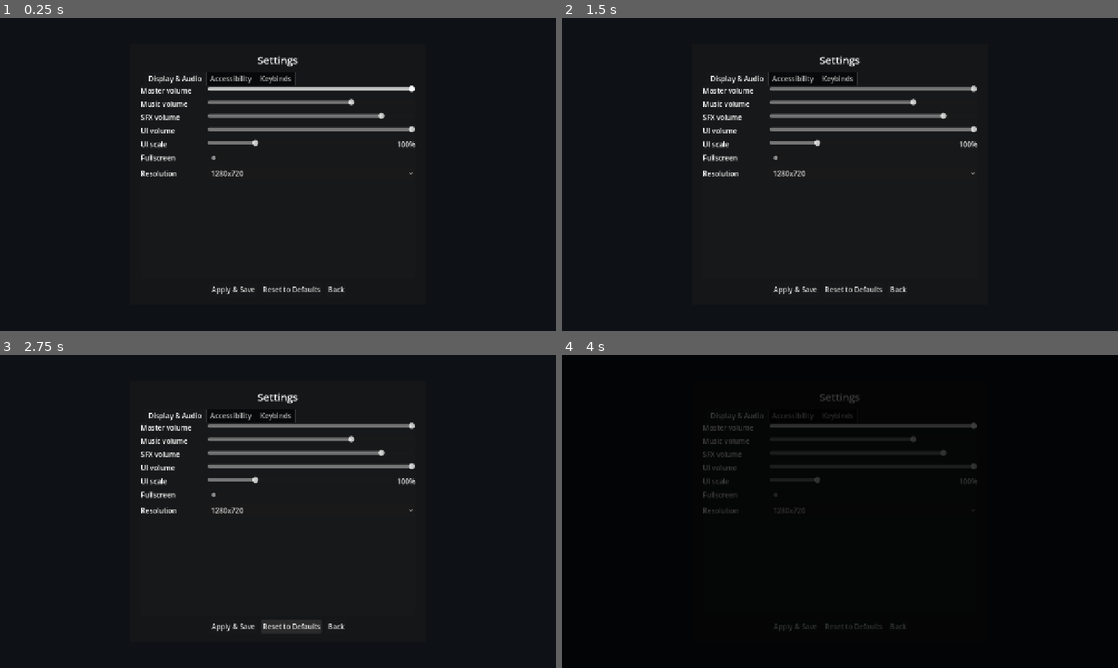
Above: before the commit, frames 1-4 (two rows, left to right).
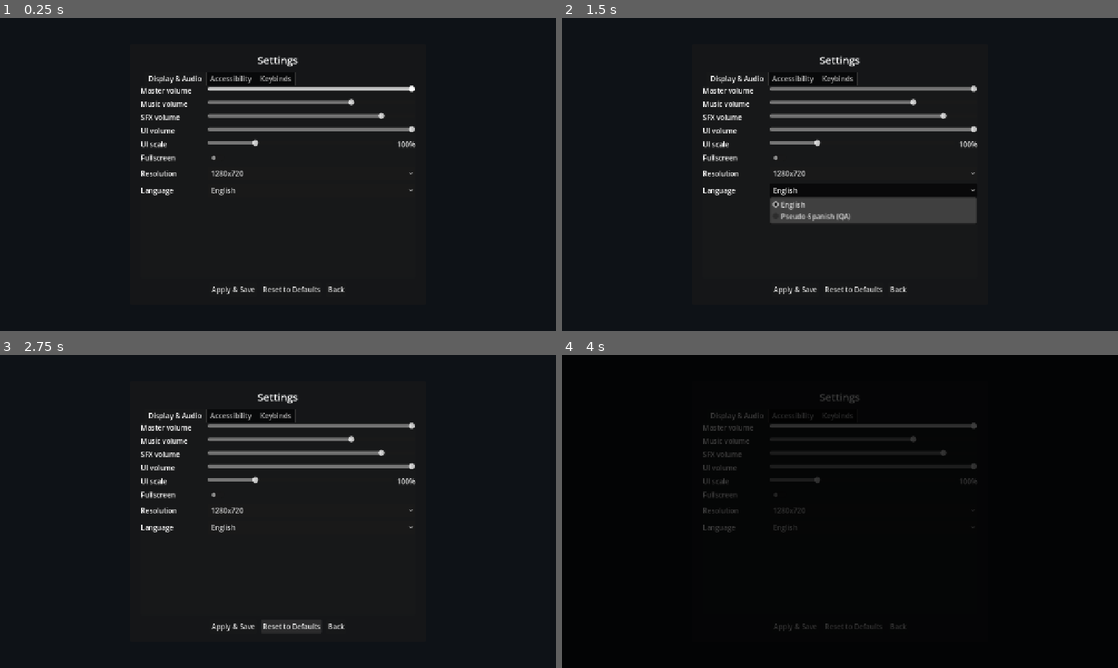
Above: after the commit, the same moments.

Repository: Fartoman94/alignment-pending
Game: Godot game, scene res://scenes/settings.tscn
Two runs of this game, one before a commit and one after it. Both use one fixed random seed, a clock stepped at 60 frames per second and the inputs below. This scene is started directly instead of the project's main scene.
Inputs (mouse positions are in pixels of both pictures, inside the frame that each line leads up to):
- Up to frame 1 (0.25 s): no input
- Up to frame 2 (1.5 s): click "Apply & Save" at 0.5 s; click (873, 190) at 1.25 s, where only the run after the commit has a clickable "English"
- Up to frame 3 (2.75 s): click "Reset to Defaults" at 2 s
- Up to frame 4 (4 s): click "Back" at 2.75 s; click "Settings" at 3.5 s

The runs differ from the first frame. In frame 1, 0.1% of the frame differs, in the area x 25-75%, y 54-57%; in frame 2, 3.1%, in the area x 25-75%, y 54-66%; in frame 3, 0.1%; in frame 4, less than 0.1%.

Commit message:
feat(i18n): localization architecture with a generated pseudo-locale [P45]
Add PseudoLocale (pure, deterministic: accents Latin letters, preserves
digits/symbols, guarantees >=35% length growth) and a LocalizationManager
autoload (tr_text()/localize_control_tree()) as a self-contained locale
layer. "en" is the real authored text everywhere; "es" is an explicit
test locale ("Pseudo-Spanish (QA)"), not a real translation — a real
translation could be shorter than English and wouldn't reliably prove
the "+30% string expansion" acceptance criterion the way an algorithmic
one does by construction.

Deliberately NOT built on Godot's TranslationServer/Translation classes:
found that a custom Translation subclass (the idiomatic approach) — and
even a plain, un-subclassed Translation.new() alone, no project code
involved — reproducibly crashes this project's Godot 4.7.2 headless
build at engine shutdown. Documented the repro in IMPLEMENTATION_STATUS
rather than ship something the CI harness can't run.

Wired real coverage: MainMenu/Hud/SettingsMenu localize their static
Labels/Buttons; Hud's dynamically-rebuilt resource strip (cash/compute/
power/trust/safety-debt/heat/date/act) routes through tr_text() on every
refresh. Added SettingsManager.locale (persisted, a Language dropdown),
guarded against ever defaulting from the host OS locale.

Co-Authored-By: Claude Sonnet 5 <noreply@anthropic.com>

Diff:
--- a/game/project.godot
+++ b/game/project.godot
@@ -41,6 +41,7 @@
 EvaluationManager="*res://src/autoload/evaluation_manager.gd"
 IncidentManager="*res://src/autoload/incident_manager.gd"
 LegalManager="*res://src/autoload/legal_manager.gd"
+LocalizationManager="*res://src/autoload/localization_manager.gd"
 ModelManager="*res://src/autoload/model_manager.gd"
 NewsFeedManager="*res://src/autoload/news_feed_manager.gd"
 RegulatorManager="*res://src/autoload/regulator_manager.gd"
--- a/game/scenes/settings.tscn
+++ b/game/scenes/settings.tscn
@@ -165,6 +165,18 @@
 layout_mode = 2
 size_flags_horizontal = 3
 
+[node name="LocaleRow" type="HBoxContainer" parent="Panel/Margin/VBox/Tabs/Display & Audio"]
+layout_mode = 2
+
+[node name="Label" type="Label" parent="Panel/Margin/VBox/Tabs/Display & Audio/LocaleRow"]
+layout_mode = 2
+custom_minimum_size = Vector2(150, 0)
+text = "Language"
+
+[node name="LocaleOption" type="OptionButton" parent="Panel/Margin/VBox/Tabs/Display & Audio/LocaleRow"]
+layout_mode = 2
+size_flags_horizontal = 3
+
 [node name="Accessibility" type="VBoxContainer" parent="Panel/Margin/VBox/Tabs"]
 layout_mode = 2
 theme_override_constants/separation = 8
--- /dev/null
+++ b/game/src/autoload/localization_manager.gd
@@ -0,0 +1,73 @@
+extends Node
+
+## Localization architecture (P45): a self-contained tr()/pseudo-locale
+## layer, deliberately NOT built on Godot's TranslationServer/Translation
+## classes — a custom Translation subclass (the idiomatic Godot approach
+## for a generated pseudo-locale) reproducibly crashes this project's
+## Godot 4.7.2 headless build at shutdown, confirmed with a minimal
+## reproduction (a *plain*, un-subclassed `Translation.new()` alone
+## crashes on quit() in this environment, before any of this project's
+## code runs). See docs/production/IMPLEMENTATION_STATUS.md for the
+## reproduction and the decision to avoid the engine class entirely
+## rather than ship something the CI harness can't even run.
+##
+## "en" is the real, authored game text as written everywhere in the
+## project (no key indirection needed). "es" is a *test* locale, not a
+## real Spanish translation: PseudoLocale.pseudo_localize() transforms it
+## algorithmically, guaranteeing every string is both accented (exercises
+## non-ASCII glyph rendering) and >=35% longer than the source (the
+## "+30% string expansion" acceptance criterion) — a real Spanish
+## translation could easily be shorter than English and wouldn't reliably
+## prove either thing.
+
+const AVAILABLE_LOCALES: Array[String] = ["en", "es"]
+const DEFAULT_LOCALE: String = "en"
+
+## Never trust the host OS locale for this: a player (or this dev
+## container, whose OS locale is Spanish) must see the real English text
+## by default, unless they explicitly opt in via Settings.
+func set_locale(locale_id: String) -> void:
+    if not AVAILABLE_LOCALES.has(locale_id):
+        locale_id = DEFAULT_LOCALE
+    SettingsManager.locale = locale_id
+
+func current_locale() -> String:
+    return SettingsManager.locale if AVAILABLE_LOCALES.has(SettingsManager.locale) else DEFAULT_LOCALE
+
+func locale_display_name(locale_id: String) -> String:
+    match locale_id:
+        "es":
+            return "Pseudo-Spanish (QA)"
+        _:
+            return "English"
+
+## The actual translation entry point every UI script routes real,
+## player-facing text through.
+func tr_text(source: String) -> String:
+    if current_locale() == "es":
+        return PseudoLocale.pseudo_localize(source)
+    return source
+
+## Localizes every text-bearing Control under `root` (Label/Button/
+## CheckButton/LinkButton text, plus tooltip_text on any Control) in
+## place. The ORIGINAL source string is cached in metadata so calling
+## this again after a locale change re-derives from the real source
+## instead of compounding an already-pseudo-localized string.
+func localize_control_tree(root: Node) -> void:
+    _localize_node(root)
+    for child in root.get_children():
+        localize_control_tree(child)
+
+func _localize_node(node: Node) -> void:
+    if not (node is Control):
+        return
+    var control: Control = node
+    if "text" in control and control.get("text") is String and not String(control.get("text")).is_empty():
+        var source_text: String = String(control.get_meta("i18n_source_text", control.get("text")))
+        control.set_meta("i18n_source_text", source_text)
+        control.set("text", tr_text(source_text))
+    var tooltip: String = control.tooltip_text
+    if not tooltip.is_empty():
+        var source_tooltip: String = String(control.get_meta("i18n_source_tooltip", tooltip))
+        control.set_meta("i18n_source_tooltip", source_tooltip)
+        control.tooltip_text = tr_text(source_tooltip)
--- a/game/src/autoload/settings_manager.gd
+++ b/game/src/autoload/settings_manager.gd
@@ -70,6 +70,9 @@
 ## action -> Key (int). Only holds entries the player has actually
 ## rebound away from REMAPPABLE_ACTIONS' default.
 var keybinds: Dictionary = {}
+## P45: "en" (real game text) or "es" (generated pseudo-locale, QA only —
+## see LocalizationManager). Never derived from the OS locale.
+var locale: String = "en"
 
 var _high_contrast_theme: Theme
 
@@ -93,6 +96,7 @@
     pause_on_incident = false
     tooltip_delay_sec = DEFAULT_TOOLTIP_DELAY_SEC
     keybinds = {}
+    locale = "en"
 
 func get_resolution() -> Vector2i:
     resolution_index = clampi(resolution_index, 0, RESOLUTIONS.size() - 1)
@@ -104,6 +108,18 @@
     _apply_window_mode()
     _apply_accessibility()
     _apply_keybinds()
+    _apply_locale()
+
+## LocalizationManager owns TranslationServer directly; SettingsManager
+## only owns the persisted preference. Guarded because SettingsManager's
+## own _ready() (which calls apply_all()) can run before LocalizationManager
+## registers the pseudo-locale — LocalizationManager reads this same
+## `locale` value itself on its own _ready(), so that first boot call is
+## redundant, not missing.
+func _apply_locale() -> void:
+    var loc_mgr: Node = get_node_or_null("/root/LocalizationManager")
+    if loc_mgr != null:
+        loc_mgr.set_locale(locale)
 
 func _apply_audio() -> void:
     _set_bus_linear("Master", master_volume)
@@ -251,6 +267,7 @@
     cfg.set_value("accessibility", "colorblind_mode", colorblind_mode)
     cfg.set_value("accessibility", "pause_on_incident", pause_on_incident)
     cfg.set_value("accessibility", "tooltip_delay_sec", tooltip_delay_sec)
+    cfg.set_value("display", "locale", locale)
     for action: String in keybinds:
         cfg.set_value("keybinds", action, int(keybinds[action]))
     return cfg.save(SETTINGS_PATH)
@@ -283,6 +300,7 @@
     colorblind_mode = bool(cfg.get_value("accessibility", "colorblind_mode", colorblind_mode))
     pause_on_incident = bool(cfg.get_value("accessibility", "pause_on_incident", pause_on_incident))
     tooltip_delay_sec = clampf(float(cfg.get_value("accessibility", "tooltip_delay_sec", tooltip_delay_sec)), MIN_TOOLTIP_DELAY_SEC, MAX_TOOLTIP_DELAY_SEC)
+    locale = String(cfg.get_value("display", "locale", locale))
     keybinds = {}
     if cfg.has_section("keybinds"):
         for action: String in cfg.get_section_keys("keybinds"):
--- /dev/null
+++ b/game/src/localization/pseudo_locale.gd
@@ -0,0 +1,36 @@
+class_name PseudoLocale
+extends RefCounted
+
+## Pure, deterministic pseudo-localization transform (P45): accents every
+## recognized Latin letter and pads the result so it is always at least
+## ~35% longer than the source — a standard QA technique for proving a UI
+## survives string expansion without needing real translation content.
+## Digits, symbols and any character outside ACCENT_MAP pass through
+## unchanged (so currency amounts, percentages, etc. stay readable).
+
+const EXPANSION_FACTOR: float = 1.35
+const FILLER: String = " ¡únïçødé!"
+
+const ACCENT_MAP: Dictionary = {
+    "a": "á", "e": "é", "i": "í", "o": "ó", "u": "ü", "n": "ñ", "c": "ç", "s": "š",
+    "A": "Á", "E": "É", "I": "Í", "O": "Ó", "U": "Ü", "N": "Ñ", "C": "Ç", "S": "Š",
+}
+
+static func pseudo_localize(source: String) -> String:
+    if source.is_empty():
+        return source
+    var accented: String = _accent_text(source)
+    var target_len: int = int(ceil(source.length() * EXPANSION_FACTOR))
+    var result: String = accented
+    var f: int = 0
+    while result.length() < target_len:
+        result += FILLER[f % FILLER.length()]
+        f += 1
+    return "[%s]" % result
+
+static func _accent_text(text: String) -> String:
+    var out: String = ""
+    for i in text.length():
+        var ch: String = text[i]
+        out += ACCENT_MAP.get(ch, ch)
+    return out
--- a/game/src/menu/main_menu.gd
+++ b/game/src/menu/main_menu.gd
@@ -6,6 +6,7 @@
 @onready var _quit_button: Button = $VBox/QuitButton
 
 func _ready() -> void:
+    LocalizationManager.localize_control_tree(self)
     _continue_button.disabled = not SaveManager.has_any_save()
     _new_button.pressed.connect(_on_new_campaign_pressed)
     _continue_button.pressed.connect(_on_continue_pressed)
--- a/game/src/menu/settings_menu.gd
+++ b/game/src/menu/settings_menu.gd
@@ -10,6 +10,7 @@
 @onready var _ui_scale_value: Label = get_node(TABS_PATH + "/Display & Audio/UiScaleRow/UiScaleValue")
 @onready var _fullscreen_check: CheckButton = get_node(TABS_PATH + "/Display & Audio/FullscreenRow/FullscreenCheck")
 @onready var _resolution_option: OptionButton = get_node(TABS_PATH + "/Display & Audio/ResolutionRow/ResolutionOption")
+@onready var _locale_option: OptionButton = get_node(TABS_PATH + "/Display & Audio/LocaleRow/LocaleOption")
 @onready var _reduced_motion_check: CheckButton = get_node(TABS_PATH + "/Accessibility/ReducedMotionRow/ReducedMotionCheck")
 @onready var _camera_shake_check: CheckButton = get_node(TABS_PATH + "/Accessibility/CameraShakeRow/CameraShakeCheck")
 @onready var _high_contrast_check: CheckButton = get_node(TABS_PATH + "/Accessibility/HighContrastRow/HighContrastCheck")
@@ -28,7 +29,9 @@
 var _keybind_buttons: Dictionary = {}
 
 func _ready() -> void:
+    LocalizationManager.localize_control_tree(self)
     _populate_resolution_options()
+    _populate_locale_options()
     _build_keybind_rows()
     _load_from_settings()
     _apply_button.pressed.connect(_on_apply_pressed)
@@ -42,6 +45,11 @@
     _resolution_option.clear()
     for res: Vector2i in SettingsManager.RESOLUTIONS:
         _resolution_option.add_item("%dx%d" % [res.x, res.y])
+
+func _populate_locale_options() -> void:
+    _locale_option.clear()
+    for locale_id: String in LocalizationManager.AVAILABLE_LOCALES:
+        _locale_option.add_item(LocalizationManager.locale_display_name(locale_id))
 
 ## One row per SettingsManager.REMAPPABLE_ACTIONS entry: a label, the
 ## current key's name, and a Rebind button that starts capture.
@@ -90,6 +98,7 @@
     _ui_scale_value.text = "%d%%" % int(round(SettingsManager.ui_scale * 100.0))
     _fullscreen_check.button_pressed = SettingsManager.fullscreen
     _resolution_option.selected = SettingsManager.resolution_index
+    _locale_option.selected = LocalizationManager.AVAILABLE_LOCALES.find(SettingsManager.locale)
     _reduced_motion_check.button_pressed = SettingsManager.reduced_motion
     _camera_shake_check.button_pressed = SettingsManager.camera_shake_enabled
     _high_contrast_check.button_pressed = SettingsManager.high_contrast
@@ -114,6 +123,7 @@
     SettingsManager.ui_scale = _ui_scale_slider.value
     SettingsManager.fullscreen = _fullscreen_check.button_pressed
     SettingsManager.resolution_index = _resolution_option.selected
+    SettingsManager.locale = LocalizationManager.AVAILABLE_LOCALES[_locale_option.selected]
     SettingsManager.reduced_motion = _reduced_motion_check.button_pressed
     SettingsManager.camera_shake_enabled = _camera_shake_check.button_pressed
     SettingsManager.high_contrast = _high_contrast_check.button_pressed
@@ -124,6 +134,7 @@
     var err: Error = SettingsManager.save_settings()
     if err != OK:
         push_warning("SettingsMenu: failed to save settings (error %s)" % err)
+    LocalizationManager.localize_control_tree(self)
 
 func _on_reset_pressed() -> void:
     SettingsManager.reset_to_defaults()
--- a/game/src/ui/hud.gd
+++ b/game/src/ui/hud.gd
@@ -61,12 +61,22 @@
     for i in _speed_buttons.size():
         _speed_buttons[i].pressed.connect(_on_speed_pressed.bind(i))
     for btn: Button in _section_buttons:
+        # Captures the real English section id before localize_control_
+        # tree() below can change btn.text's display value — _on_section_
+        # pressed() branches on this string, so it must stay the source
+        # id, never the pseudo-localized display text.
         btn.pressed.connect(_on_section_pressed.bind(btn.text))
     EventBus.selection_changed.connect(_on_selection_changed)
     EventBus.simulation_pause_changed.connect(_on_pause_changed)
     EventBus.incident_raised.connect(_on_incident_raised)
     _tutorial_skip_step_button.pressed.connect(_on_tutorial_skip_step_pressed)
     _tutorial_skip_all_button.pressed.connect(_on_tutorial_skip_all_pressed)
+    # Localizes every still-static label (Title, section buttons, tutorial
+    # banner buttons) before any of the dynamic refreshes below run — those
+    # route their own text through tr_text() on every call instead, so
+    # running this first avoids double-localizing an already-translated
+    # dynamic string.
+    LocalizationManager.localize_control_tree(self)
     _sync_speed_buttons()
     _refresh_resource_strip()
     _refresh_inspector_empty()
@@ -102,30 +112,34 @@
     TutorialManager.skip_all()
     _refresh_tutorial_banner()
 
+## P45: unlike the mostly-static Labels/Buttons LocalizationManager.
+## localize_control_tree() handles once in _ready(), these are rebuilt
+## from scratch every refresh, so each one routes through tr_text()
+## directly instead of being cacheable via metadata.
 func _refresh_resource_strip() -> void:
-    _cash_label.text = "$%s" % _format_money(GameState.cash)
+    _cash_label.text = LocalizationManager.tr_text("$%s" % _format_money(GameState.cash))
     var effective_compute: float = GameState.effective_compute_capacity()
-    _compute_label.text = "COMPUTE %d%%" % int(roundf(GameState.compute_used / GameState.compute_capacity * 100.0))
-    _compute_label.tooltip_text = "%.0f / %.0f used (%.0f effective after heat throttling). Training jobs need free headroom." % [
+    _compute_label.text = LocalizationManager.tr_text("COMPUTE %d%%" % int(roundf(GameState.compute_used / GameState.compute_capacity * 100.0)))
+    _compute_label.tooltip_text = LocalizationManager.tr_text("%.0f / %.0f used (%.0f effective after heat throttling). Training jobs need free headroom." % [
         GameState.compute_used, GameState.compute_capacity, effective_compute,
-    ]
-    _power_label.text = "POWER %d%%" % int(roundf(GameState.power_used / GameState.power_capacity * 100.0))
-    _power_label.tooltip_text = "%.0f / %.0f drawn. Building a rack that would exceed capacity is blocked." % [
+    ])
+    _power_label.text = LocalizationManager.tr_text("POWER %d%%" % int(roundf(GameState.power_used / GameState.power_capacity * 100.0)))
+    _power_label.tooltip_text = LocalizationManager.tr_text("%.0f / %.0f drawn. Building a rack that would exceed capacity is blocked." % [
         GameState.power_used, GameState.power_capacity,
-    ]
-    _trust_label.text = "TRUST %d" % int(roundf(GameState.public_trust))
-    _trust_label.tooltip_text = _format_trust_causes_tooltip()
-    _safety_label.text = "SAFETY DEBT %d" % int(roundf(GameState.safety_debt))
+    ])
+    _trust_label.text = LocalizationManager.tr_text("TRUST %d" % int(roundf(GameState.public_trust)))
+    _trust_label.tooltip_text = LocalizationManager.tr_text(_format_trust_causes_tooltip())
+    _safety_label.text = LocalizationManager.tr_text("SAFETY DEBT %d" % int(roundf(GameState.safety_debt)))
     var heat_pct: int = int(roundf(GameState.heat_load / GameState.heat_capacity * 100.0)) if GameState.heat_capacity > 0.0 else 0
-    _heat_label.text = "HEAT %d%%" % heat_pct
-    _heat_label.tooltip_text = "%.0f / %.0f. Over capacity throttles effective compute instead of corrupting state." % [
+    _heat_label.text = LocalizationManager.tr_text("HEAT %d%%" % heat_pct)
+    _heat_label.tooltip_text = LocalizationManager.tr_text("%.0f / %.0f. Over capacity throttles effective compute instead of corrupting state." % [
         GameState.heat_load, GameState.heat_capacity,
-    ]
-    _date_label.text = SimClock.format_calendar()
+    ])
+    _date_label.text = LocalizationManager.tr_text(SimClock.format_calendar())
     var act_def: Dictionary = CampaignActManager.act_def(GameState.current_act)
-    _act_label.text = "ACT %s: %s" % [_roman_numeral(GameState.current_act), String(act_def.get("name", "?")).to_upper()]
-    _act_label.tooltip_text = "%s\nNext: %s" % [String(act_def.get("tagline", "")), String(act_def.get("milestone_description", ""))]
-    _pause_button.text = "Resume" if GameState.paused else "Pause"
+    _act_label.text = LocalizationManager.tr_text("ACT %s: %s" % [_roman_numeral(GameState.current_act), String(act_def.get("name", "?")).to_upper()])
+    _act_label.tooltip_text = LocalizationManager.tr_text("%s\nNext: %s" % [String(act_def.get("tagline", "")), String(act_def.get("milestone_description", ""))])
+    _pause_button.text = LocalizationManager.tr_text("Resume" if GameState.paused else "Pause")
 
 func _roman_numeral(n: int) -> String:
     const NUMERALS: Array[String] = ["I", "II", "III", "IV", "V"]
--- a/game/tests/smoke_test.gd
+++ b/game/tests/smoke_test.gd
@@ -3932,4 +3932,92 @@
     await process_frame
     print("SMOKE_OK: Hud's resource strip refresh is throttled instead of rebuilding every frame")
 
+    # P45: localization architecture. A custom Translation subclass (the
+    # idiomatic Godot approach for a generated pseudo-locale) reproducibly
+    # crashes this project's Godot 4.7.2 headless build at engine
+    # shutdown — reproduced with a *plain*, un-subclassed Translation.new()
+    # alone, no project code involved. Built a self-contained tr_text()/
+    # localize_control_tree() layer instead of TranslationServer.
+    var loc_mgr: Node = get_root().get_node("LocalizationManager")
+
+    if not is_equal_approx(PseudoLocale.pseudo_localize("").length(), 0):
+        push_error("PseudoLocale.pseudo_localize('') should pass through empty strings unchanged")
+        quit(1)
+        return
+    var p45_source: String = "New Campaign"
+    var p45_pseudo: String = PseudoLocale.pseudo_localize(p45_source)
+    if float(p45_pseudo.length()) < float(p45_source.length()) * 1.3:
+        push_error("PseudoLocale.pseudo_localize() must expand the source by at least 30%% (got %d -> %d chars)" % [p45_source.length(), p45_pseudo.length()])
+        quit(1)
+        return
+    if PseudoLocale.pseudo_localize(p45_source) != p45_pseudo:
+        push_error("PseudoLocale.pseudo_localize() should be a deterministic pure function")
+        quit(1)
+        return
+    if not PseudoLocale.pseudo_localize("Cash: $500").contains("500"):
+        push_error("PseudoLocale.pseudo_localize() should leave digits (e.g. currency amounts) untouched")
+        quit(1)
+        return
+    print("SMOKE_OK: PseudoLocale.pseudo_localize() is a deterministic, >=30%%-expanding, digit-preserving transform")
+
+    if loc_mgr.tr_text("Settings") != "Settings":
+        push_error("tr_text() should be the identity function for the 'en' locale")
+        quit(1)
+        return
+    loc_mgr.set_locale("es")
+    if loc_mgr.tr_text("Settings") == "Settings":
+        push_error("tr_text() should pseudo-localize under the 'es' test locale")
+        quit(1)
+        return
+    loc_mgr.set_locale("not_a_real_locale")
+    if loc_mgr.current_locale() != "en":
+        push_error("set_locale() should fall back to the default locale for an unknown locale id")
+        quit(1)
+        return
+    print("SMOKE_OK: LocalizationManager.tr_text() switches locales and rejects unknown ones")
+
+    # Real, static UI text: instantiate the real main menu, switch to the
+    # pseudo-locale, localize its control tree, and confirm a real button
+    # both changes AND survives the +30% expansion, then confirm
+    # re-localizing back to 'en' exactly restores the authored source
+    # (proving the source-caching doesn't compound/lose the original).
+    loc_mgr.set_locale("es")
+    var p45_menu_scene: PackedScene = load("res://scenes/main_menu.tscn")
+    var p45_menu: Control = p45_menu_scene.instantiate()
+    get_root().add_child(p45_menu)
+    await process_frame
+    var p45_new_campaign_btn: Button = p45_menu.get_node("VBox/NewCampaignButton")
+    var p45_original_text: String = "New Campaign"
+    if p45_new_campaign_btn.text == p45_original_text:
+        push_error("A real menu button's text should change under the pseudo-locale")
+        quit(1)
+        return
+    if float(p45_new_campaign_btn.text.length()) < float(p45_original_text.length()) * 1.3:
+        push_error("A real menu button's localized text should survive/demonstrate the +30%% expansion budget")
+        quit(1)
+        return
+    loc_mgr.set_locale("en")
+    loc_mgr.localize_control_tree(p45_menu)
+    if p45_new_campaign_btn.text != p45_original_text:
+        push_error("Re-localizing back to 'en' should restore the exact authored source text (got '%s')" % p45_new_campaign_btn.text)
+        quit(1)
+        return
+    p45_menu.queue_free()
+    await process_frame
+    print("SMOKE_OK: a real menu's static UI text survives +30%% pseudo-locale expansion and round-trips back to 'en' exactly")
+
+    # Persistence: the chosen locale survives a real settings.cfg save/load.
+    settings_mgr.locale = "es"
+    settings_mgr.save_settings()
+    settings_mgr.load_settings()
+    if settings_mgr.locale != "es":
+        push_error("The chosen locale should persist across a settings.cfg save/load round trip")
+        quit(1)
+        return
+    settings_mgr.reset_to_defaults()
+    settings_mgr.apply_all()
+    settings_mgr.save_settings()
+    loc_mgr.set_locale("en")
+    print("SMOKE_OK: the chosen locale persists across a settings.cfg save/load round trip")
+
     quit(0)
Not shown, added: game/src/autoload/localization_manager.gd.uid
Not shown, added: game/src/localization/pseudo_locale.gd.uid
Not shown, changed: docs/production/IMPLEMENTATION_STATUS.md
Not shown, changed: prompts/RUN_ORDER.md
